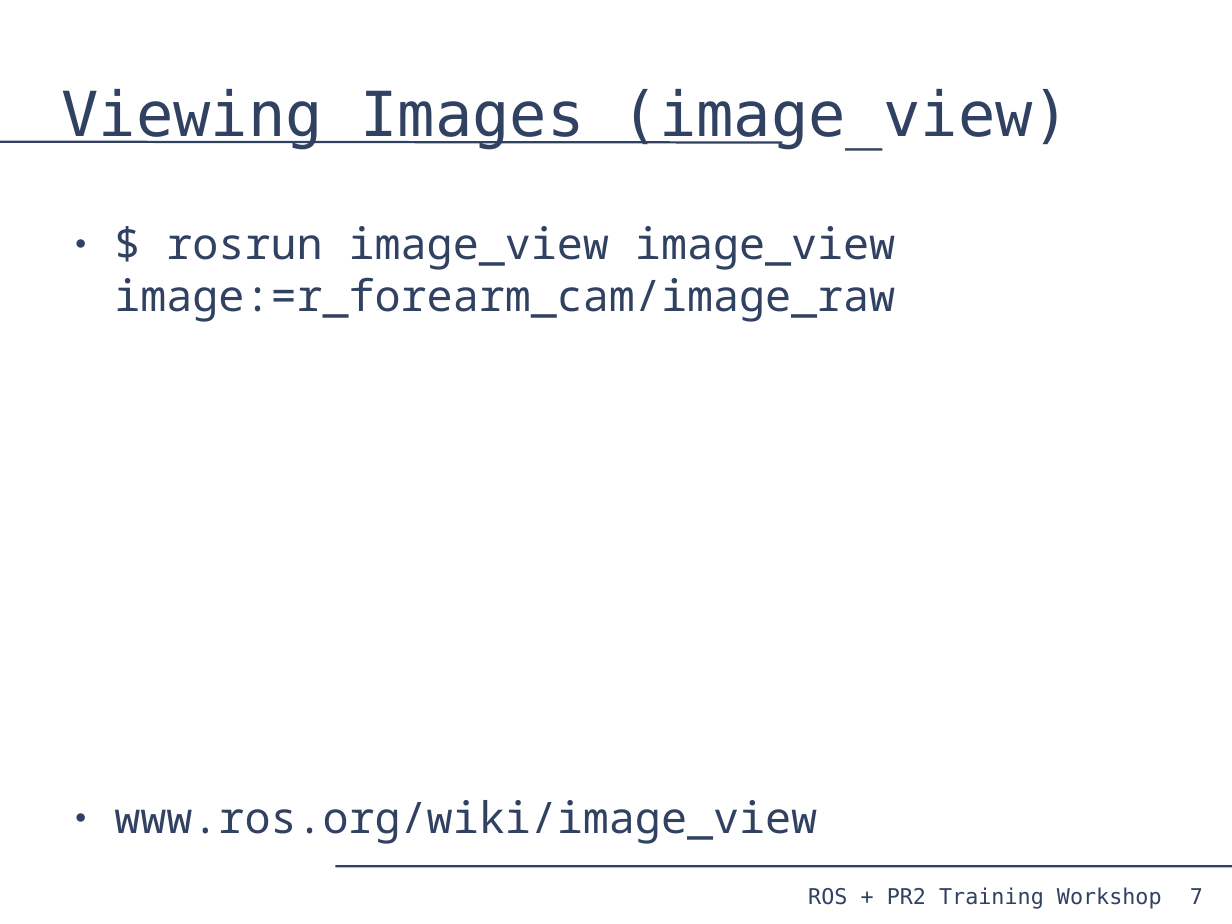
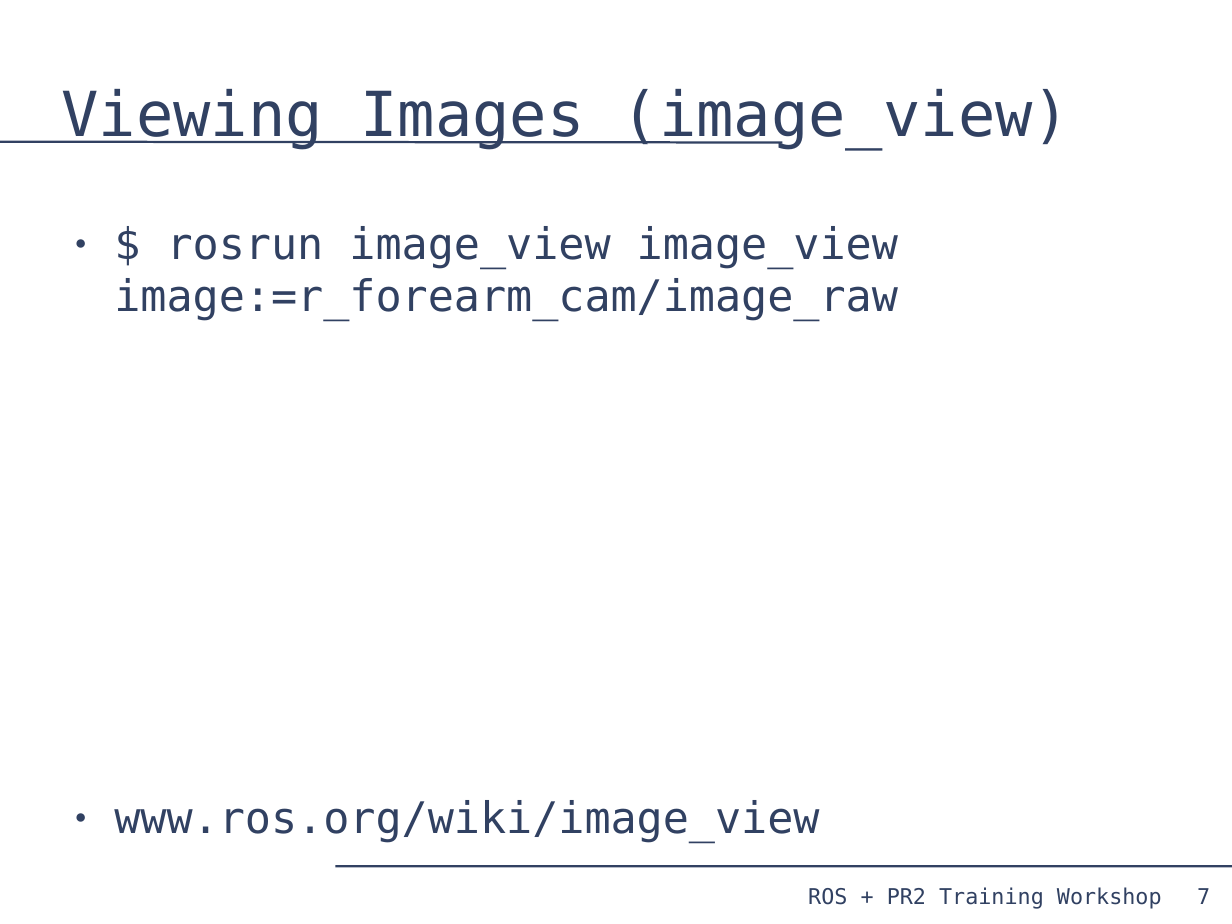
Before and after one commit to PR2/pr2_docs, a slide deck: slide 7 of pr2_training_workshop/processing_camera_data/slides.odp. Drawn at 1232x924 pixels with LibreOffice and Linux fonts; fonts in the diff are those of the drawing. Boxes give left, top, right and bottom in pixels: in the first picture for what was removed or moved away, otherwise in the second. Text is boxed around its words. In the diff, an @@ line names an element or a change of style, - is before the commit and + after.

Commit message:
more formatting

```diff
--- a/pr2_training_workshop/processing_camera_data/slides.odp
+++ b/pr2_training_workshop/processing_camera_data/slides.odp
@@ text "$ rosrun image_view image_view image:=r_forearm_cam/image_ra ..." at [114,226,898,843]: font Noto Sans Mono to DejaVu Sans Mono @@
@@ page number: place and size @@
-page number at [1190,888,1203,904]
+page number at [1197,888,1210,904]
```
Also in this commit, not shown: 21 other slides changed.
